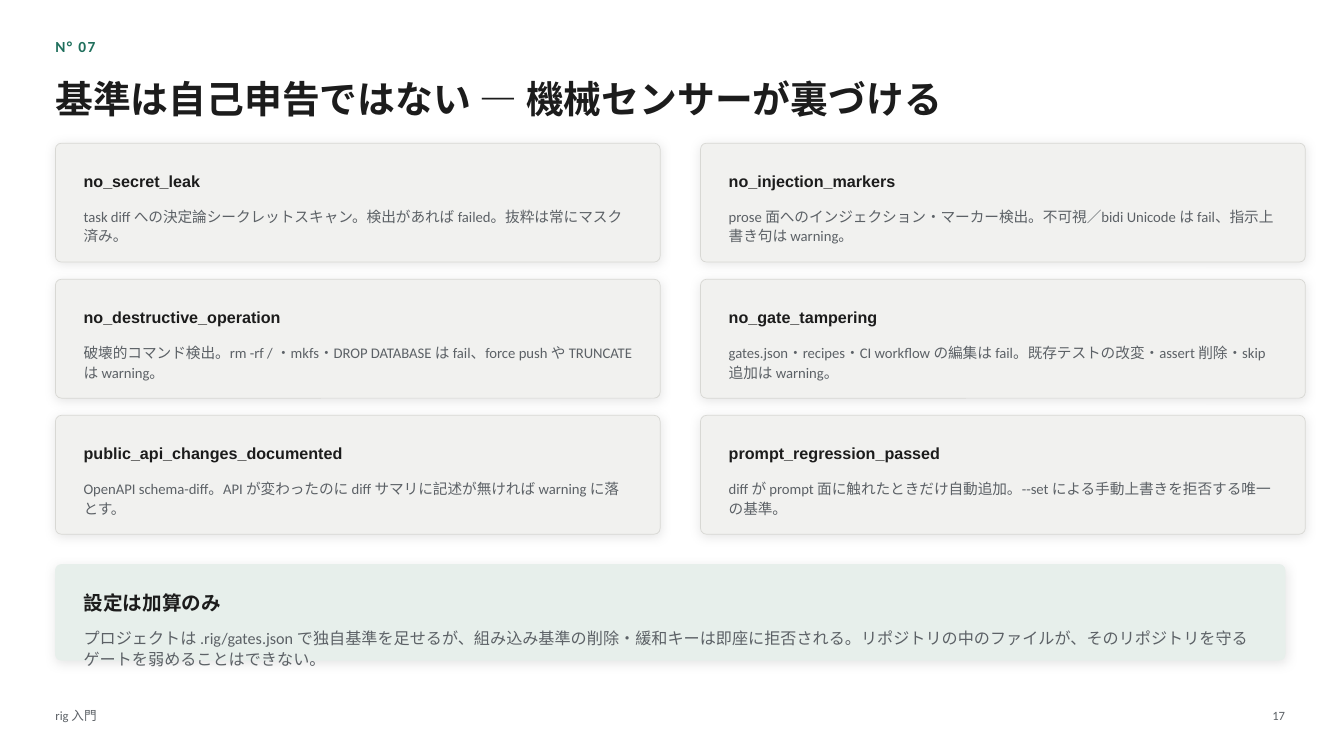
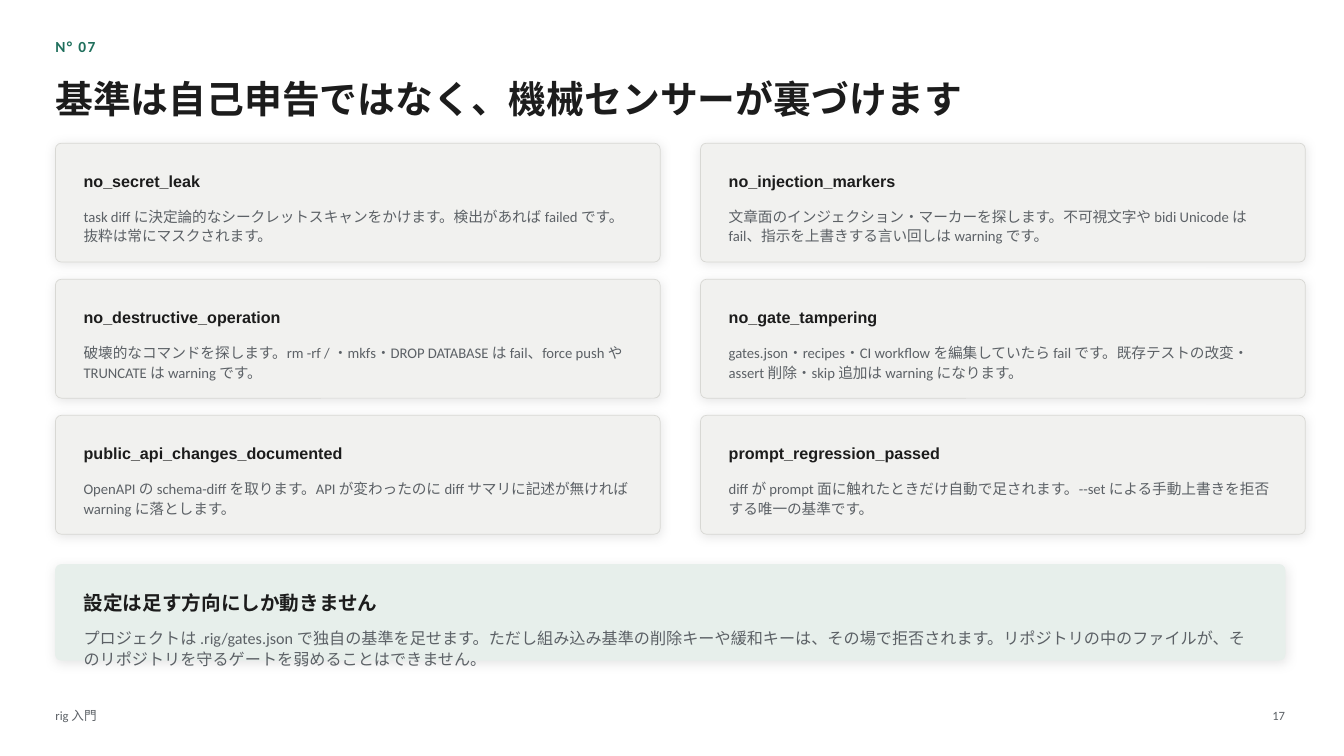
Before and after one commit to itoh-shun/rig, a slide deck: slide 17 of docs/onboarding/rig-intro.ja.pptx. Drawn at 1344x756 pixels with LibreOffice and Linux fonts; fonts in the diff are those of the drawing. Boxes give left, top, right and bottom in pixels: in the first picture for what was removed or moved away, otherwise in the second. Text is boxed around its words. In the diff, an @@ line names an element or a change of style, - is before the commit and + after.

```diff
--- a/docs/onboarding/rig-intro.ja.pptx
+++ b/docs/onboarding/rig-intro.ja.pptx
@@ text at [55, 80, 962, 117]: text changed @@
-基準は自己申告ではない — 機械センサーが裏づける
+基準は自己申告ではなく、機械センサーが裏づけます
@@ text at [84, 209, 623, 242]: text changed @@
-task diff への決定論シークレットスキャン。検出があれば failed。抜粋は常にマスク済み。
+task diff に決定論的なシークレットスキャンをかけます。検出があれば failed です。抜粋は常にマスクされます。
@@ text at [729, 209, 1247, 244]: text changed @@
-prose 面へのインジェクション・マーカー検出。不可視／bidi Unicode は fail、指示上書き句は warning。
+文章面のインジェクション・マーカーを探します。不可視文字や bidi Unicode は fail、指示を上書きする言い回しは warning です。
@@ text at [84, 345, 623, 381]: text changed @@
-破壊的コマンド検出。rm -rf / ・mkfs・DROP DATABASE は fail、force push や TRUNCATE は warning。
+破壊的なコマンドを探します。rm -rf / ・mkfs・DROP DATABASE は fail、force push や TRUNCATE は warning です。
@@ text at [729, 345, 1248, 381]: text changed @@
-gates.json・recipes・CI workflow の編集は fail。既存テストの改変・assert 削除・skip 追加は warning。
+gates.json・recipes・CI workflow を編集していたら fail です。既存テストの改変・assert 削除・skip 追加は warning になります。
@@ text at [84, 481, 628, 517]: text changed @@
-OpenAPI schema-diff。API が変わったのに diff サマリに記述が無ければ warning に落とす。
+OpenAPI の schema-diff を取ります。API が変わったのに diff サマリに記述が無ければ warning に落とします。
@@ text at [729, 481, 1269, 515]: text changed @@
-diff が prompt 面に触れたときだけ自動追加。--set による手動上書きを拒否する唯一の基準。
+diff が prompt 面に触れたときだけ自動で足されます。--set による手動上書きを拒否する唯一の基準です。
@@ text at [84, 593, 378, 612]: text changed @@
-設定は加算のみ
+設定は足す方向にしか動きません
@@ text at [84, 630, 1245, 666]: text changed @@
-プロジェクトは .rig/gates.json で独自基準を足せるが、組み込み基準の削除・緩和キーは即座に拒否される。リポジトリの中のファイルが、そのリポジトリを守るゲートを弱めることはできない。
+プロジェクトは .rig/gates.json で独自の基準を足せます。ただし組み込み基準の削除キーや緩和キーは、その場で拒否されます。リポジトリの中のファイルが、そのリポジトリを守るゲートを弱めることはできません。
```
Also in this commit, not shown: 30 other slides changed, 4 other files.
